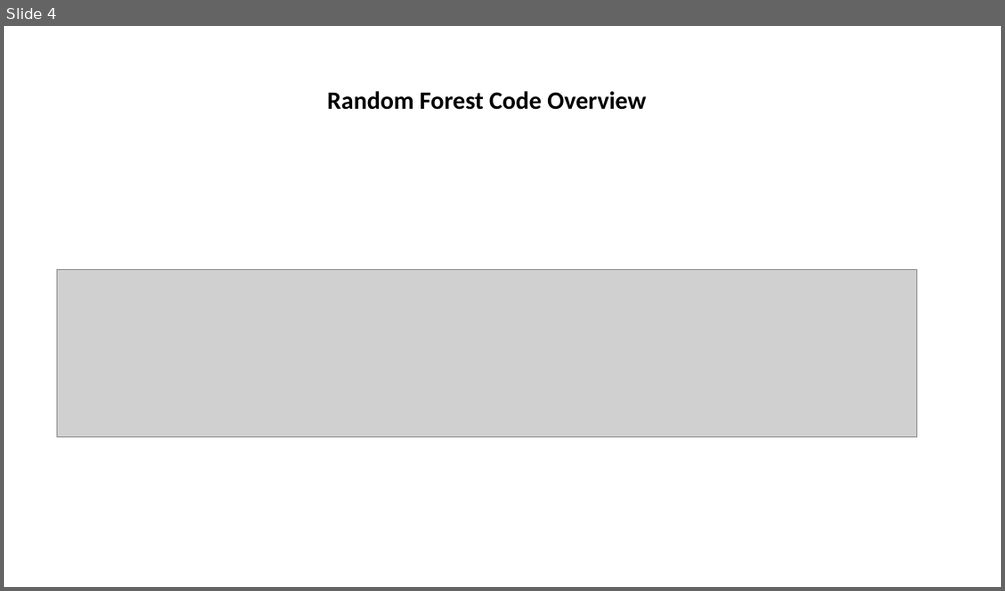
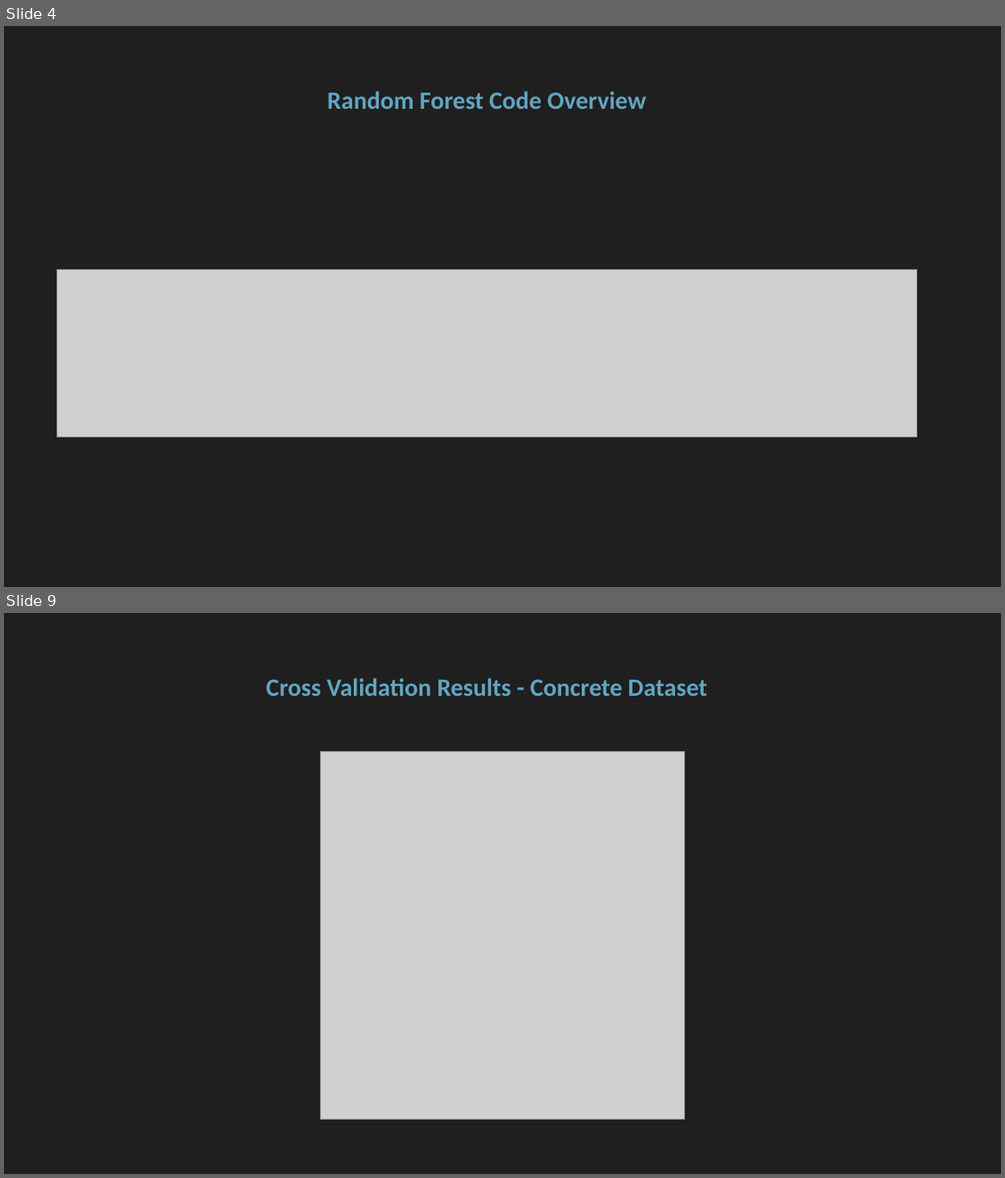
Before and after one commit to floengl/Machine-Learning, a slide deck: Exercise_2/Exercie2_slides.pptx. Shown one above the other, each under a label of ours: slide 4 before the commit, slides 4 and 9 after it; the slides between them are not shown. The pictures are 1005x591 and 1005x1178 pixels, drawn with LibreOffice and Linux fonts; fonts in the diff are those of the drawing; grey boxes stand for pictures. Boxes give left, top, right and bottom in pixels: in the first picture for what was removed or moved away, otherwise in the second. Text is boxed around its words. In the diff, an @@ line names an element or a change of style, - is before the commit and + after.

```diff
--- a/Exercise_2/Exercie2_slides.pptx
+++ b/Exercise_2/Exercie2_slides.pptx
@@ slide 9 added at (4,613,1001,1174), background #1F1F1F @@
@@ title added at (266,678,707,696), 24 pt, text #61A5C2, bold @@
+Cross Validation Results - Concrete Dataset
@@ picture added at (321,751,685,1119) @@
@@ slide 4 changed as well @@
@@ background #FFFFFF to #1F1F1F @@
@@ title "Random Forest Code Overview" at (327,91,646,109): text colour #000000 to #61A5C2 @@
```
Also in this commit, not shown: 4 other slides changed, 9 other slides added, 3 other files.
